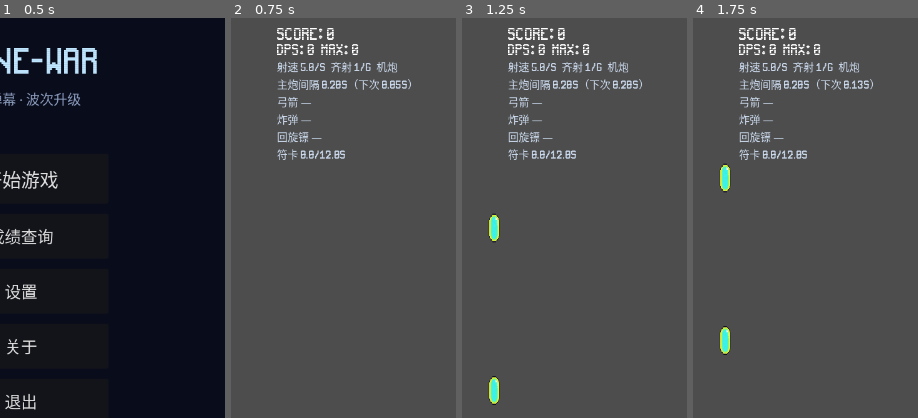
Above: before the commit, frames 1-4 (left to right).
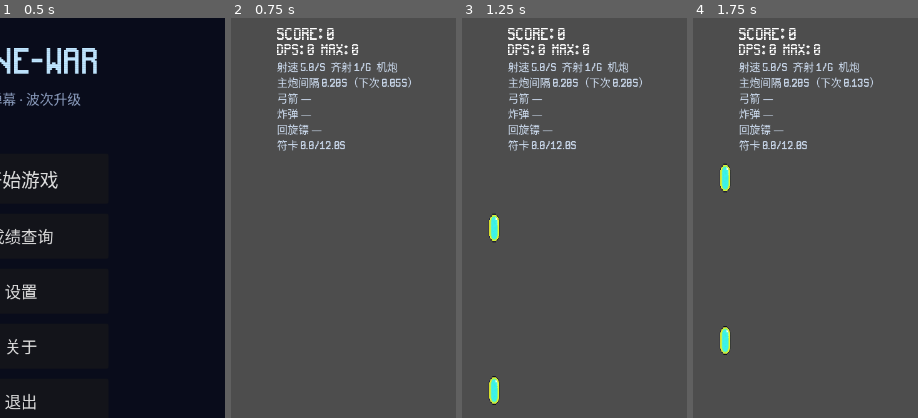
Above: after the commit, the same moments.

Repository: qingzhixing/plane-war
Game: Godot game, scene res://scenes/MainMenu.tscn
Same seed, same stepped clock (60 frames per second), same inputs: the game is played once before the commit and once after it. Sound files missing from this copy of the repository are replaced by a short silence.
Inputs:
- Up to frame 1 (0.5 s): no input
- Up to frame 2 (0.75 s): click "开始游戏" at 0.5 s
- Up to frame 3 (1.25 s): no input
- Up to frame 4 (1.75 s): click "暂停" at 1.25 s
The pictures show only the part of the screen within x 45-95%, y 0-50%; the shares and areas given below are measured in that part.

Frame 1 is identical in both runs. In frame 2, 2.4% of the frame differs, in the area x 20-80%, y 14-36%; in frame 3, 2.4%; in frame 4, 2.4%.

Commit message:
🎨 UI: Combo 不加成小字 StatsLabel 彩色 BBCode
Made-with: Cursor

Diff:
--- a/scenes/Main.tscn
+++ b/scenes/Main.tscn
@@ -122,11 +122,14 @@
 theme_override_font_sizes/font_size = 22
 text = "DPS: 0  Max: 0"
 
-[node name="StatsLabel" type="Label" parent="HUD/Root/TopRightVBox" unique_id=2100010001]
-unique_name_in_owner = true
-layout_mode = 2
-theme_override_font_sizes/font_size = 17
-theme_override_colors/font_color = Color(0.82, 0.88, 0.96, 0.98)
+[node name="StatsLabel" type="RichTextLabel" parent="HUD/Root/TopRightVBox" unique_id=2100010001]
+unique_name_in_owner = true
+layout_mode = 2
+theme_override_font_sizes/normal_font_size = 17
+theme_override_colors/default_color = Color(0.82, 0.88, 0.96, 0.98)
+bbcode_enabled = true
+scroll_active = false
+fit_content = true
 autowrap_mode = 3
 text = ""
 
--- a/scripts/hud.gd
+++ b/scripts/hud.gd
@@ -27,7 +27,7 @@
 @onready var _score_label: Label = %ScoreLabel
 @onready var _combo_label: Label = %ComboLabel
 @onready var _dps_label: Label = %DpsLabel
-var _stats_label: Label = null
+var _stats_label: RichTextLabel = null
 var _spell_button: Button = null
 
 
@@ -168,24 +168,7 @@
 		_last_combo_value = 0
 		return
 
-	var combo_extra := ""
-	if is_instance_valid(_player) and _player.has_method("get_combo_fire_rate_mult"):
-		var fr := float(_player.get_combo_fire_rate_mult())
-		var mv := float(_player.get_combo_move_speed_mult()) if _player.has_method("get_combo_move_speed_mult") else 1.0
-		var bs := float(_player.get_combo_bullet_speed_mult()) if _player.has_method("get_combo_bullet_speed_mult") else 1.0
-		var db := int(_player.get_combo_damage_bonus()) if _player.has_method("get_combo_damage_bonus") else 0
-		var bits: PackedStringArray = []
-		if fr > 1.009:
-			bits.append("射速(+%.0f%%)" % ((fr - 1.0) * 100.0))
-		if mv > 1.009:
-			bits.append("移速(+%.0f%%)" % ((mv - 1.0) * 100.0))
-		if bs > 1.009:
-			bits.append("弹速(+%.0f%%)" % ((bs - 1.0) * 100.0))
-		if db > 0:
-			bits.append("伤害(+%d)" % db)
-		if bits.size() > 0:
-			combo_extra = "  " + " ".join(bits)
-	_combo_label.text = "Combo: %d%s" % [combo, combo_extra]
+	_combo_label.text = "Combo: %d" % combo
 
 	var color := _combo_base_color
 	if combo >= 100:
@@ -377,25 +360,34 @@
 func _ensure_stats_label() -> void:
 	if _stats_label != null and is_instance_valid(_stats_label):
 		return
-	var existing := get_node_or_null("Root/TopRightVBox/StatsLabel") as Label
-	if existing != null:
-		_stats_label = existing
-		return
 	var vbox := get_node_or_null("Root/TopRightVBox") as VBoxContainer
 	if vbox == null:
 		return
-	var lab := Label.new()
-	lab.name = "StatsLabel"
-	lab.autowrap_mode = TextServer.AUTOWRAP_WORD_SMART
-	lab.theme_override_font_sizes["font_size"] = 17
-	lab.add_theme_color_override("font_color", Color(0.82, 0.88, 0.96, 0.98))
-	vbox.add_child(lab)
-	_stats_label = lab
+	var existing_any := vbox.get_node_or_null("StatsLabel")
+	if existing_any is RichTextLabel:
+		_stats_label = existing_any as RichTextLabel
+		return
+	if existing_any != null:
+		existing_any.queue_free()
+	var rtl := RichTextLabel.new()
+	rtl.name = "StatsLabel"
+	rtl.bbcode_enabled = true
+	rtl.scroll_active = false
+	rtl.fit_content = true
+	rtl.autowrap_mode = TextServer.AUTOWRAP_WORD_SMART
+	rtl.theme_override_font_sizes["normal_font_size"] = 17
+	rtl.add_theme_color_override("default_color", Color(0.82, 0.88, 0.96, 0.98))
+	vbox.add_child(rtl)
+	_stats_label = rtl
 
 
 func _update_stats_label() -> void:
 	if _stats_label == null or not is_instance_valid(_stats_label):
 		return
+	const C_FR := "#ffcc66"
+	const C_MV := "#6fcf97"
+	const C_BS := "#7eb8da"
+	const C_DMG := "#f0a8a0"
 	var lines: PackedStringArray = []
 	if is_instance_valid(_player):
 		var eff_iv: float = 0.2
@@ -426,20 +418,21 @@
 			bs_mult = float(_player.get_combo_bullet_speed_mult())
 		if _player.has_method("get_combo_damage_bonus"):
 			dmg_bonus = int(_player.get_combo_damage_bonus())
-		var fr_suffix := ""
+		var line1 := "射速 %.1f/s" % rof
 		if fr_mult > 1.009:
-			fr_suffix = " (+%.0f%%)" % ((fr_mult - 1.0) * 100.0)
-		lines.append("射速 %.1f/s%s  齐射 %d/%d  %s" % [rof, fr_suffix, bc, bmax, mode_str])
+			line1 += "[color=%s](+%.0f%%)[/color]" % [C_FR, (fr_mult - 1.0) * 100.0]
+		line1 += "  齐射 %d/%d  %s" % [bc, bmax, mode_str]
+		lines.append(line1)
 		lines.append("主炮间隔 %.2fs（下次 %.2fs）" % [eff_iv, main_cd])
-		var combo_parts: PackedStringArray = []
+		var combo_bits: PackedStringArray = []
 		if mv_mult > 1.009:
-			combo_parts.append("移速(+%.0f%%)" % ((mv_mult - 1.0) * 100.0))
+			combo_bits.append("[color=%s]移速(+%.0f%%)[/color]" % [C_MV, (mv_mult - 1.0) * 100.0])
 		if bs_mult > 1.009:
-			combo_parts.append("弹速(+%.0f%%)" % ((bs_mult - 1.0) * 100.0))
+			combo_bits.append("[color=%s]弹速(+%.0f%%)[/color]" % [C_BS, (bs_mult - 1.0) * 100.0])
 		if dmg_bonus > 0:
-			combo_parts.append("伤害(+%d)" % dmg_bonus)
-		if combo_parts.size() > 0:
-			lines.append("连击 %s" % " ".join(combo_parts))
+			combo_bits.append("[color=%s]伤害(+%d)[/color]" % [C_DMG, dmg_bonus])
+		if combo_bits.size() > 0:
+			lines.append("连击 " + " ".join(combo_bits))
 		if _player.has_method("has_weapon_unlocked") and _player.has_weapon_unlocked("arrow"):
 			var ar := float(_player.arrow_auto_interval) if "arrow_auto_interval" in _player else 1.4
 			var ar_rem := 0.0
